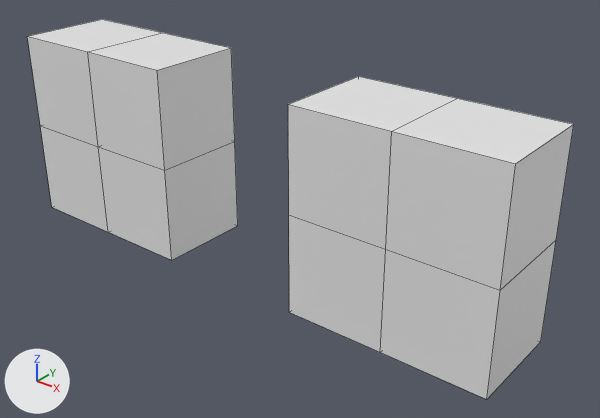
Renders of the Blender file Projet2024/Tests/TestsBlender/bugs_problems.blend from each side of a commit.
One viewpoint serves both versions: a camera (50 mm lens) standing at (14.36, -10.99, 7.38) and looking at (5.35, 0.26, 0.4). The axes (+X, +Y, +Z) are drawn at lower left. The lights are the same throughout. Mesh edges are drawn as thin lines. The same objects are shown in both versions, whatever each file hides.
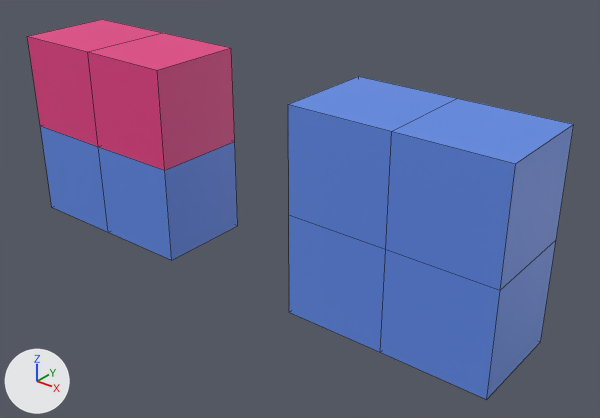
Pixel boxes [x1, y1, x2, y2] of what changed, in the pictures (600 x 418 px):
'Object1.007', recoloured (grey to blue)
    both: [288, 76, 574, 399]
'Cube.006', recoloured (grey to pink)
    both: [27, 19, 235, 170]
'Cube.005', recoloured (grey to blue)
    both: [40, 126, 238, 260]

Patch to the scene script:
```diff
--- a/Projet2024/Tests/TestsBlender/bugs_problems.blend.py
+++ b/Projet2024/Tests/TestsBlender/bugs_problems.blend.py
@@ me_cube_007 @@
 me_cube_007.from_pydata(...)  # 12 vertices, 10 faces; spans x -1.0..3.0, y -1.0..1.0, z -1.0..1.0
+me_cube_007.materials.append(mat_material_001)  # blue #608ae7
@@ me_cube_008 @@
 me_cube_008.from_pydata(...)  # 12 vertices, 10 faces; spans x -1.0..3.0, y -1.0..1.0, z -1.0..1.0
+me_cube_008.materials.append(mat_material)  # pink #e73f86
@@ me_object1 @@
 me_object1.from_pydata(...)  # 24 vertices, 16 faces; spans x -1.0..3.0, y -1.0..3.0, z -1.0..1.0
+me_object1.materials.append(mat_material_001)  # blue #608ae7
```
